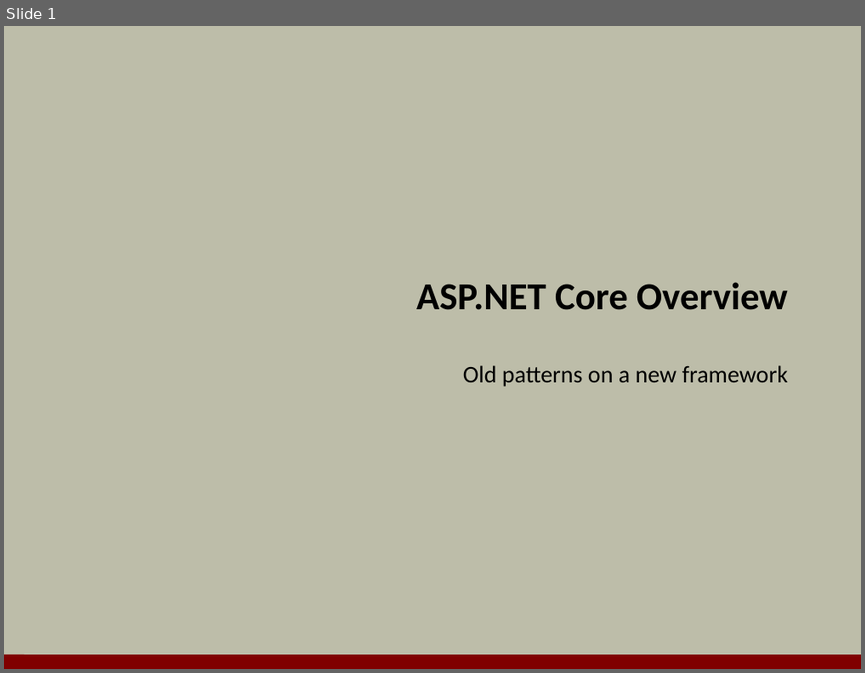
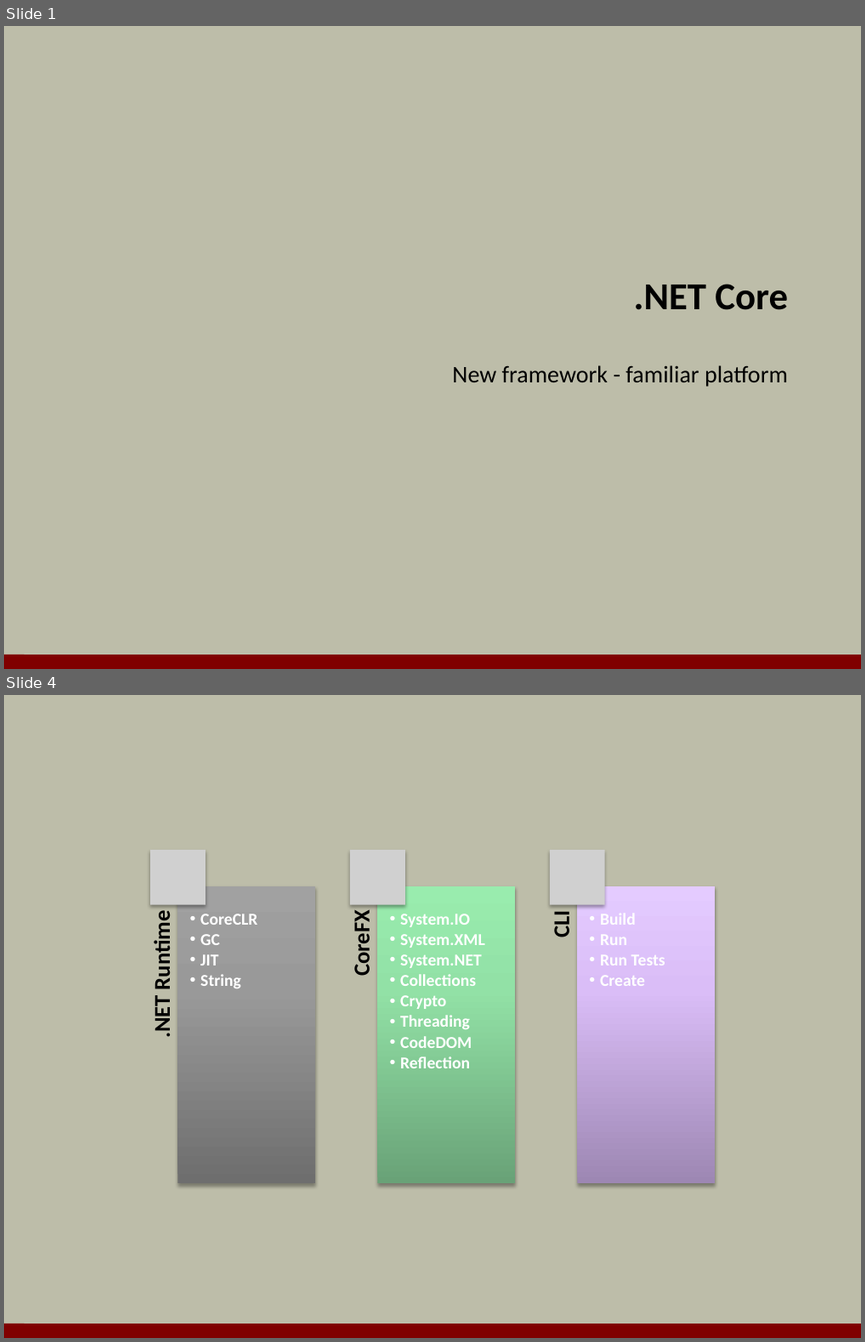
Before and after one commit to OdeToCode/classes, a slide deck: aspnet5/slides/01_Overview.pptx. Shown one above the other, each under a label of ours: slide 1 before the commit, slides 1 and 4 after it; the slides between them are not shown. The pictures are 865x673 and 865x1342 pixels, drawn with LibreOffice and Linux fonts; fonts in the diff are those of the drawing; grey boxes stand for pictures; background and template pictures are left out. Boxes give left, top, right and bottom in pixels: in the first picture for what was removed or moved away, otherwise in the second. Text is boxed around its words. In the diff, an @@ line names an element or a change of style, - is before the commit and + after.

```diff
--- a/aspnet5/slides/01_Overview.pptx
+++ b/aspnet5/slides/01_Overview.pptx
@@ slide 4 added at [4, 695, 861, 1338], background #BDBDA9; not listed: 1 template element that a slide beside it also shows @@
@@ group added at [148, 849, 715, 1184]: 6 texts, 3 rectangles, 3 pictures @@
+.NET Runtime
+  • CoreCLR
+  • GC
+  • JIT
+  • String
+CoreFX
+  • System.IO
+  • System.XML
+  • System.NET
+  • Collections
+  • Crypto
+  • Threading
+  • CodeDOM
+  • Reflection
+CLI
+  • Build
+  • Run
+  • Run Tests
+  • Create
@@ slide 1 changed as well @@
@@ title at [634, 284, 788, 310]: text changed @@
-ASP.NET Core Overview
+.NET Core
@@ subtitle at [452, 365, 788, 386]: text changed @@
-Old patterns on a new framework
+New framework - familiar platform
```
Also in this commit, not shown: 11 other slides added, 17 slides removed, 6 other files.
